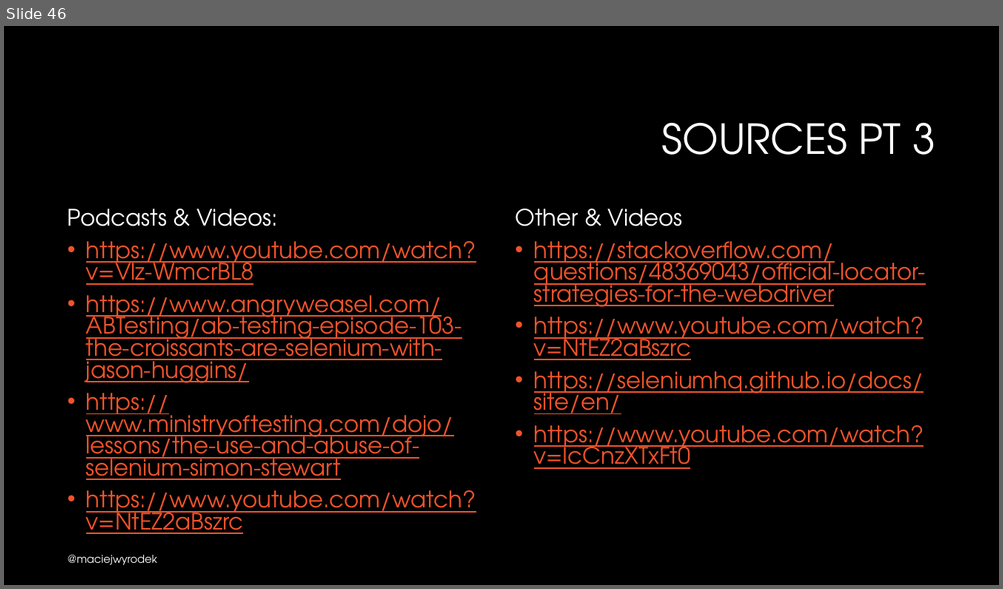
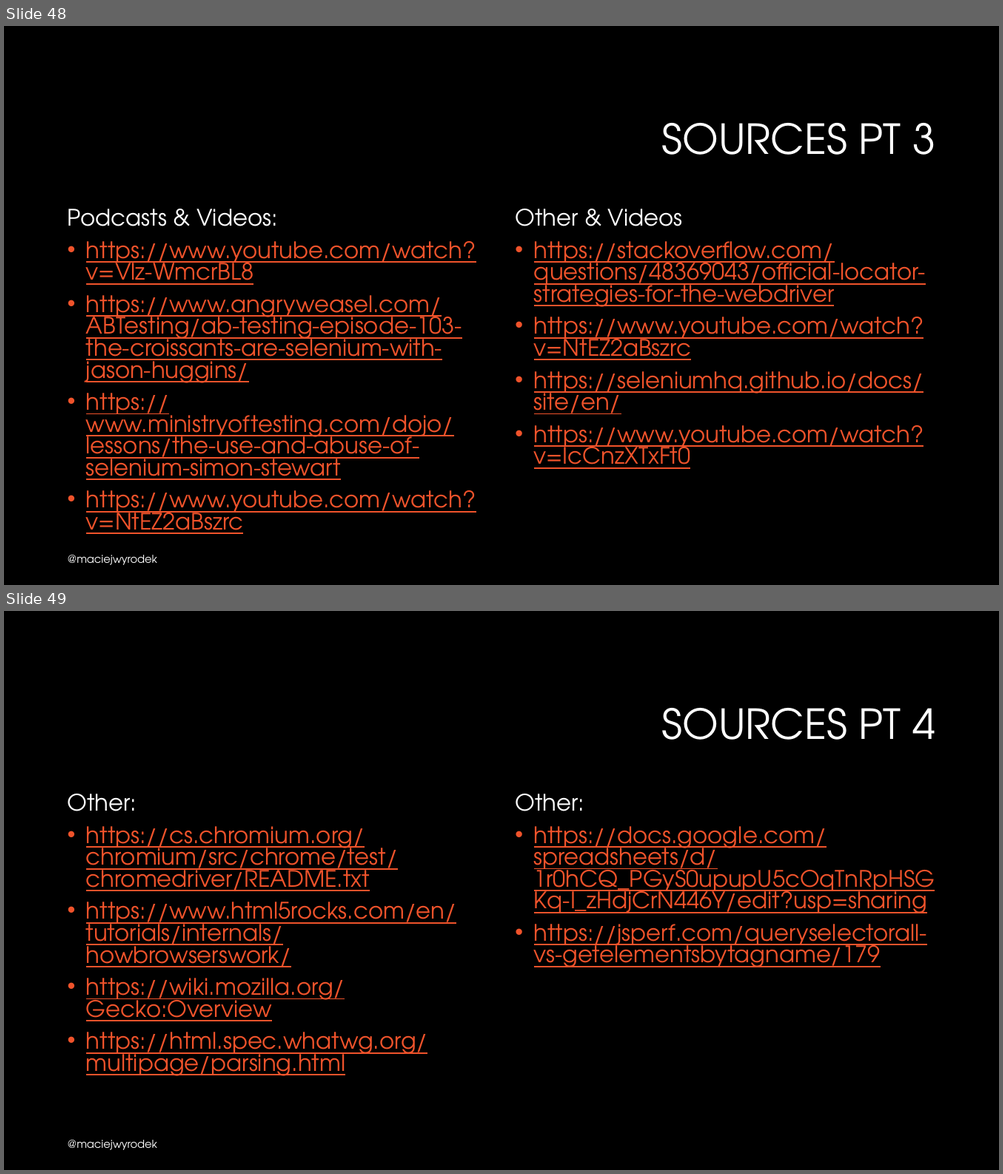
Before and after one commit to mwyrodek/SeleniumPresentation, a slide deck: docs/selenium.pptx. Shown one above the other, each under a label of ours: slide 46 before the commit, slides 48 and 49 after it. The pictures are 1003x589 and 1003x1174 pixels, drawn with LibreOffice and Linux fonts; fonts in the diff are those of the drawing; background and template pictures are left out. Boxes give left, top, right and bottom in pixels: in the first picture for what was removed or moved away, otherwise in the second. Text is boxed around its words. In the diff, an @@ line names an element or a change of style, - is before the commit and + after.

```diff
--- a/docs/selenium.pptx
+++ b/docs/selenium.pptx
@@ slide 49 added at (4, 611, 999, 1170), background #000000 @@
@@ title added at (662, 708, 935, 740), 40 pt, text #FFFFFF @@
+SOURCES PT 4
@@ text added at (68, 794, 457, 1076), 22 pt, text #F0532B, underline @@
+Other:
+• https://cs.chromium.org/chromium/src/chrome/test/chromedriver/README.txt
+• https://www.html5rocks.com/en/tutorials/internals/howbrowserswork/
+• https://wiki.mozilla.org/Gecko:Overview
+• https://html.spec.whatwg.org/multipage/parsing.html
@@ text added at (515, 794, 935, 968), 22 pt, text #F0532B, underline @@
+Other:
+• https://docs.google.com/spreadsheets/d/1r0hCQ_PGyS0upupU5cOqTnRpHSGKq-I_zHdjCrN446Y/edit?usp=sharing
+• https://jsperf.com/queryselectorall-vs-getelementsbytagname/179
@@ text added at (68, 1140, 157, 1150), 10.5 pt, text #FFFFFF @@
+@maciejwyrodek
@@ what was slide 46 is now slide 48 @@
```
Also in this commit, not shown: 9 slides changed, 3 other slides added, 1 slide removed, 1 other file.
